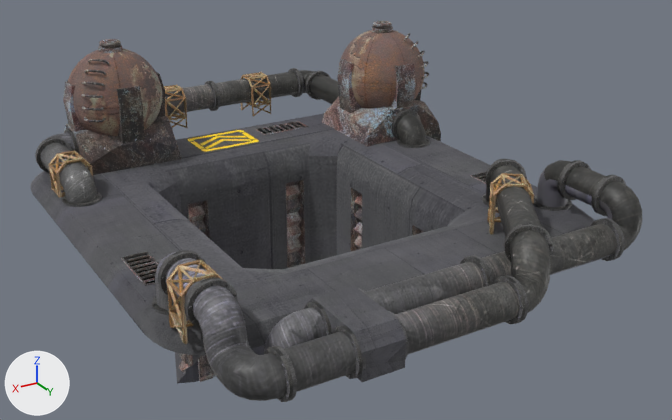
What one commit did to the Blender file blender/deployer.blend.
Before and after are seen from a 50 mm lens placed at (6.87, 13.13, 6.03), pointed at (-0.77, 0.41, -0.33). The axes (+X, +Y, +Z) are drawn at lower left. The lights are the same throughout. The first picture is the older version.

Names of what the first picture shows: 'Concrete', 'Concrete Block', 'Gas Tank.001', 'Gas Tank.002', 'Pipe Strut.004', 'Pipes.001', 'Pipes.002', 'Pipes.003', 'Pipes.005', 'Silo', 'Track.001', 'Track.002' and 38 more.
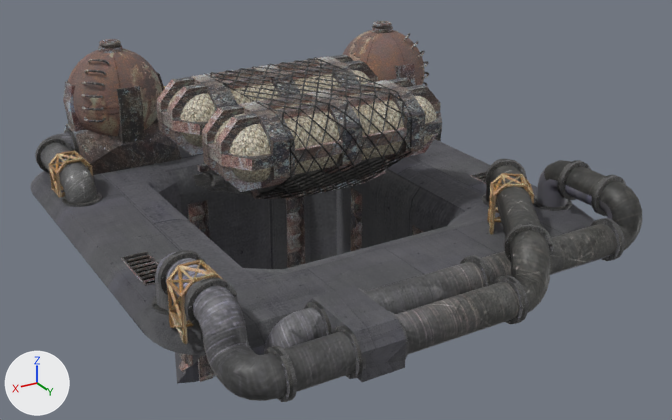
Location of each change, (x1, y1, x2, y2) in pixels of the pictures (672 x 420 px):
'Cargo drone', added: after (157, 54, 442, 199)
    faces in mat_rusty_metal (picture img_old_grunge_rusty_metal_texture_with_scratches_and_crack_vin_002): (157, 54, 442, 199)
    faces in mat_fabric (picture img_seamless_fabric_texture_1663603_221013350_jpg): (167, 68, 437, 183)
    faces in mat_steel_rope (black #191919): (204, 57, 412, 199)
    faces in mat_metal_base: (193, 157, 392, 196)

What the commit changed:
Picture 'iron_texture637-3518420741.png.001' (img_iron_texture637_3518420741_png_001) is new.
Picture 'iron_texture637-3518420741.png.002' (img_iron_texture637_3518420741_png_002) is new.
Picture 'old-grunge-rusty-metal-texture-with-scratches-and-crack-vin.002' (img_old_grunge_rusty_metal_texture_with_scratches_and_crack_vin_002) is new.
Picture 'seamless-fabric-texture-1663603-221013350.jpg' (img_seamless_fabric_texture_1663603_221013350_jpg) is new.
Material 'Metal Base' (mat_metal_base) is new.
Uses the picture img_iron_texture637_3518420741_png_001.
Uses the picture img_iron_texture637_3518420741_png_002.
Material 'Rusty Metal' (mat_rusty_metal) is new.
Its texture is img_old_grunge_rusty_metal_texture_with_scratches_and_crack_vin_002.
Material 'Steel Rope' (mat_steel_rope) is new.
Its base color is (0.0095, 0.0095, 0.0095) (black #191919).
Material 'Fabric' (mat_fabric) is new.
Its texture is img_seamless_fabric_texture_1663603_221013350_jpg.
Mesh me_cylinder_001 is new.
It has 3796 vertices, 4221 faces and spans x -1.86..1.86, y -3.74..0.47, z -0.5..1.5.
Faces by material slot: [174, 1156, 415, 2476].
It uses material mat_metal_base.
It uses material mat_fabric (picture img_seamless_fabric_texture_1663603_221013350_jpg).
It uses material mat_rusty_metal (picture img_old_grunge_rusty_metal_texture_with_scratches_and_crack_vin_002).
It uses material mat_steel_rope (black #191919).
Object 'Cargo drone' (ob_cargo_drone) is new; it shows me_cylinder_001.
Its location is (1.47, 0.49, 0.71).
Its rotation in degrees is (0, 0, -90).
Its scale is (0.907, 0.907, 0.907).
